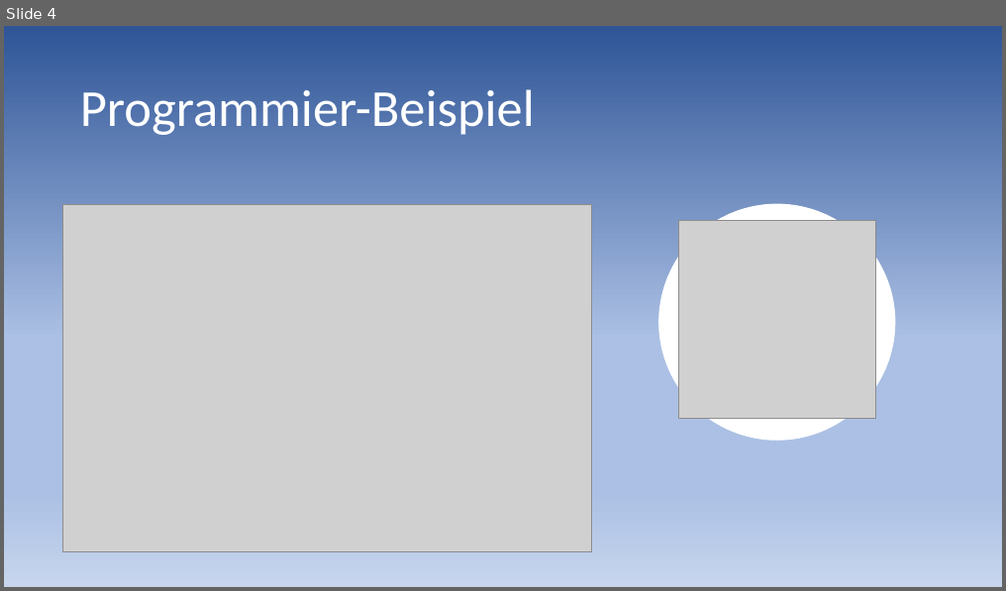
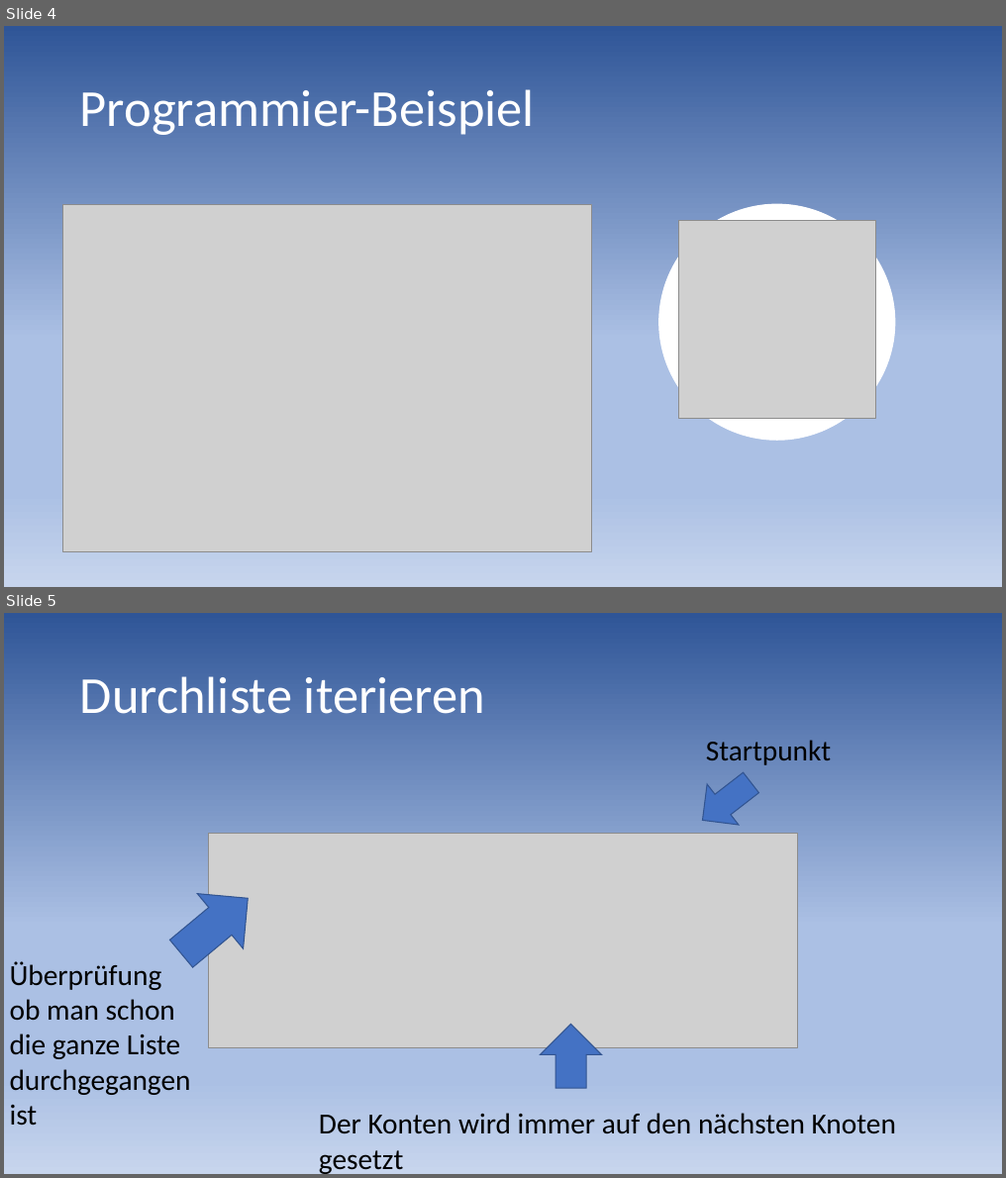
Before and after one commit to Jonas-Pamminger/Schoenbass-Pamminger-LinkedList-2022, a slide deck: Präsentation.pptx. Shown one above the other, each under a label of ours: slide 4 before the commit, slides 4 and 5 after it. The pictures are 1006x591 and 1006x1178 pixels, drawn with LibreOffice and Linux fonts; fonts in the diff are those of the drawing; grey boxes stand for pictures. Boxes give left, top, right and bottom in pixels: in the first picture for what was removed or moved away, otherwise in the second. Text is boxed around its words. In the diff, an @@ line names an element or a change of style, - is before the commit and + after.

Commit message:
change ppt

```diff
--- a/Präsentation.pptx
+++ b/Präsentation.pptx
@@ slide 5 added at (4,613,1002,1174), background gradient #2F5597 to #ABC0E4 to #C7D5ED @@
@@ title added at (80,676,485,714), 50 pt, text #FFFFFF @@
+Durchliste iterieren
@@ text added at (706,740,831,765), 28 pt, text #000000 @@
+Startpunkt
@@ down arrow added at (687,762,767,841), fill #4472C4, outline #325491 1 pt @@
@@ picture added at (208,833,798,1048) @@
@@ right arrow added at (158,871,270,982), fill #4472C4, outline #325491 1 pt @@
@@ text added at (10,961,191,1126), 28 pt, text #000000 @@
+Überprüfung ob man schon die ganze Liste durchgegangen ist
@@ up arrow added at (540,1024,601,1088), fill #4472C4, outline #325491 1 pt @@
@@ text added at (319,1113,896,1174), 28 pt, text #000000 @@
+Der Konten wird immer auf den nächsten Knoten gesetzt
```
Also in this commit, not shown: 1 other slide added.
